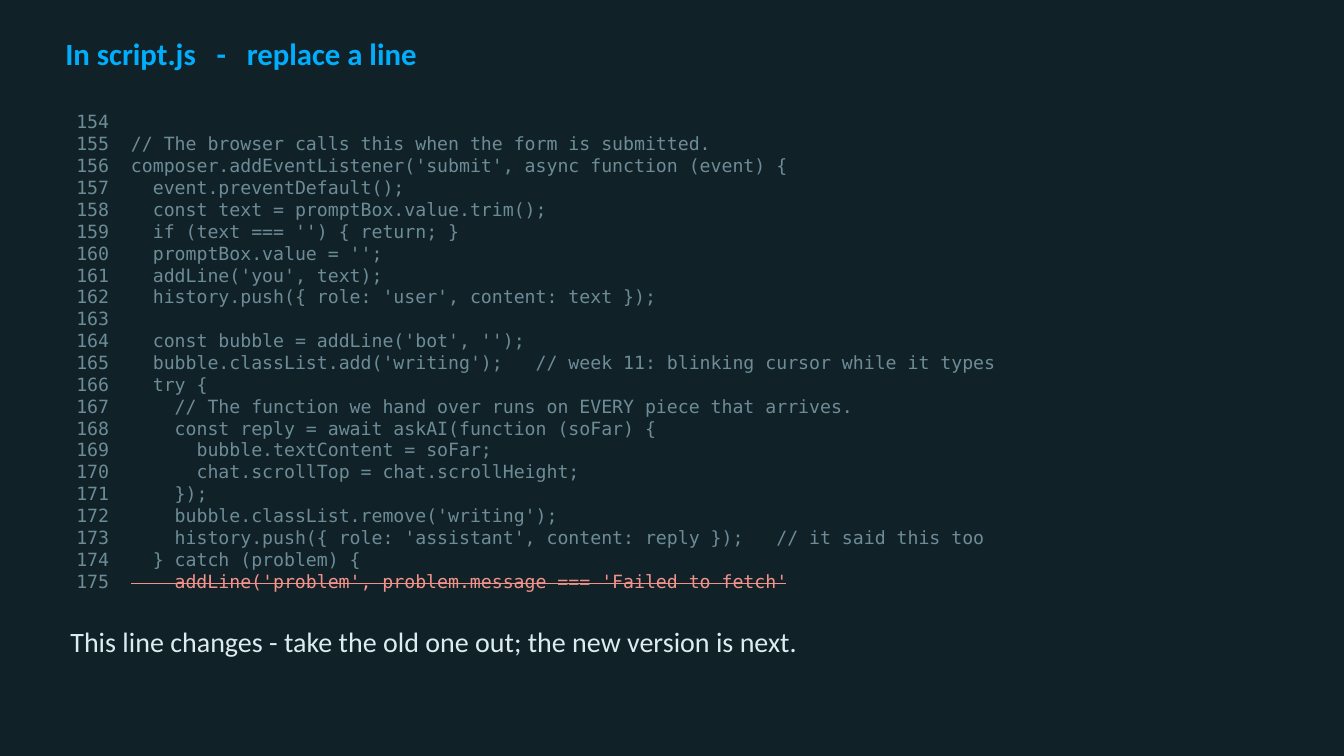
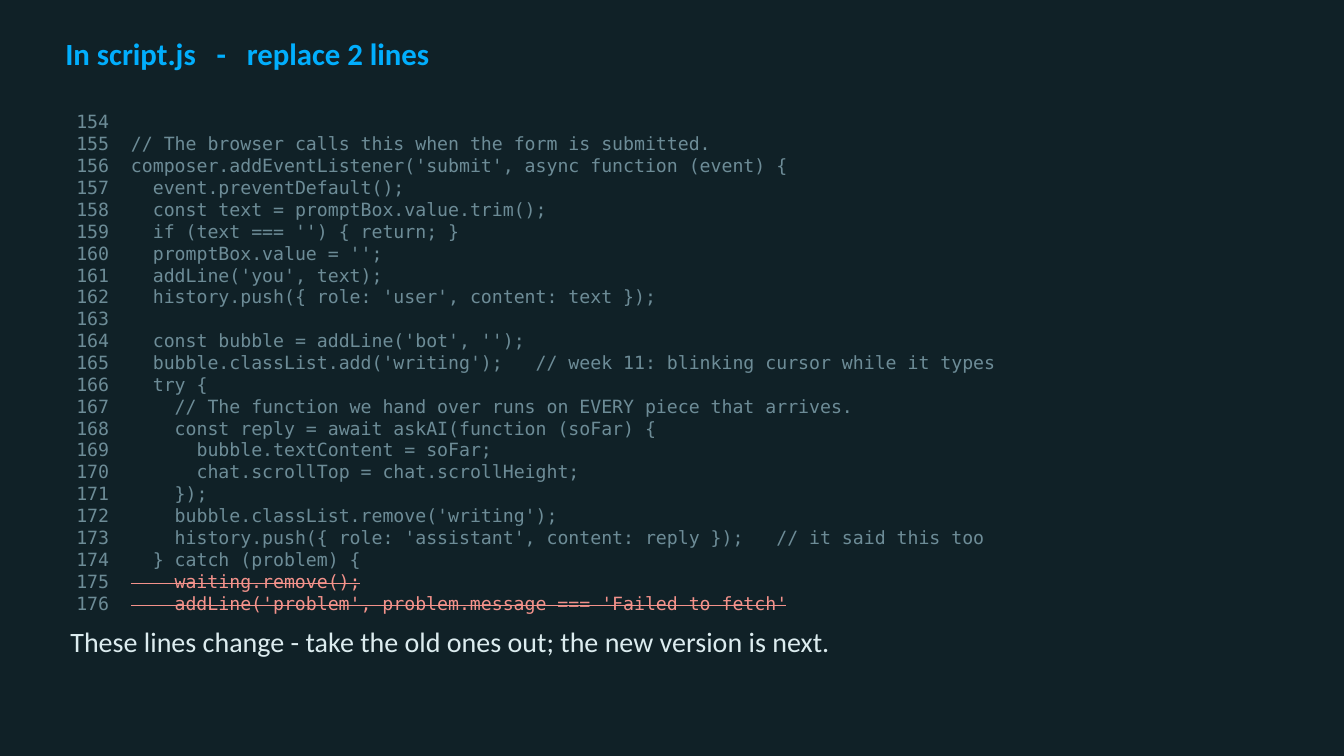
Before and after one commit to utgapps/utgapps.github.io, a slide deck: slide 31 of ai101/slides/week-11.pptx (slide 37 before the commit). Drawn at 1344x756 pixels with LibreOffice and Linux fonts; fonts in the diff are those of the drawing. Boxes give left, top, right and bottom in pixels: in the first picture for what was removed or moved away, otherwise in the second. Text is boxed around its words. In the diff, an @@ line names an element or a change of style, - is before the commit and + after.

```diff
--- a/ai101/slides/week-11.pptx
+++ b/ai101/slides/week-11.pptx
@@ text at <box>65,43,429,70</box>: text changed @@
-In script.js - replace a line
+In script.js - replace 2 lines
@@ text at <box>175,574,788,614</box>: text changed @@
-175 addLine('problem', problem.message === 'Failed to fetch'
+175 waiting.remove();
+176 addLine('problem', problem.message === 'Failed to fetch'
@@ text at <box>70,632,829,657</box>: text changed @@
-This line changes - take the old one out; the new version is next.
+These lines change - take the old ones out; the new version is next.
```
Also in this commit, not shown: 2 other slides changed, 6 slides removed, 21 other files.
